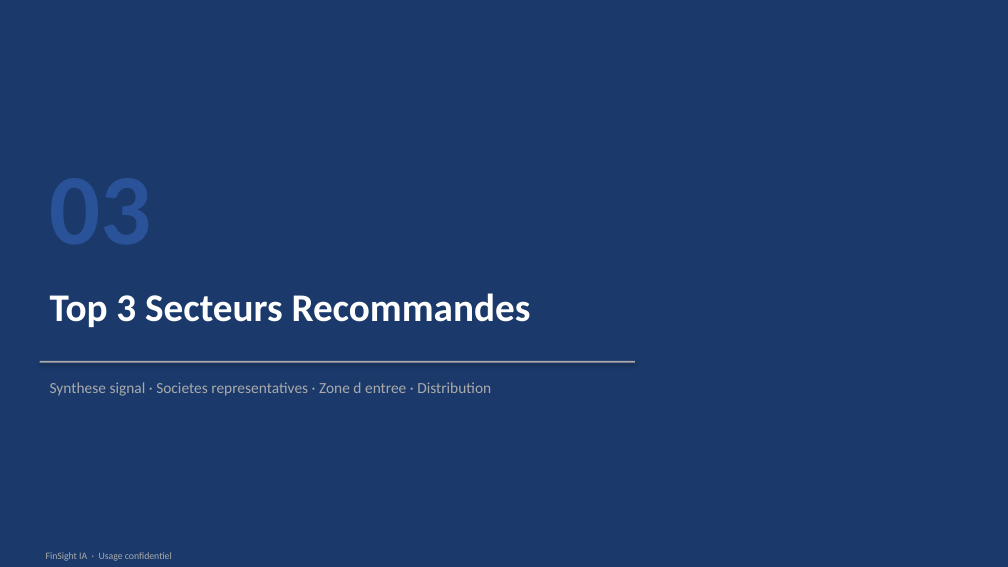
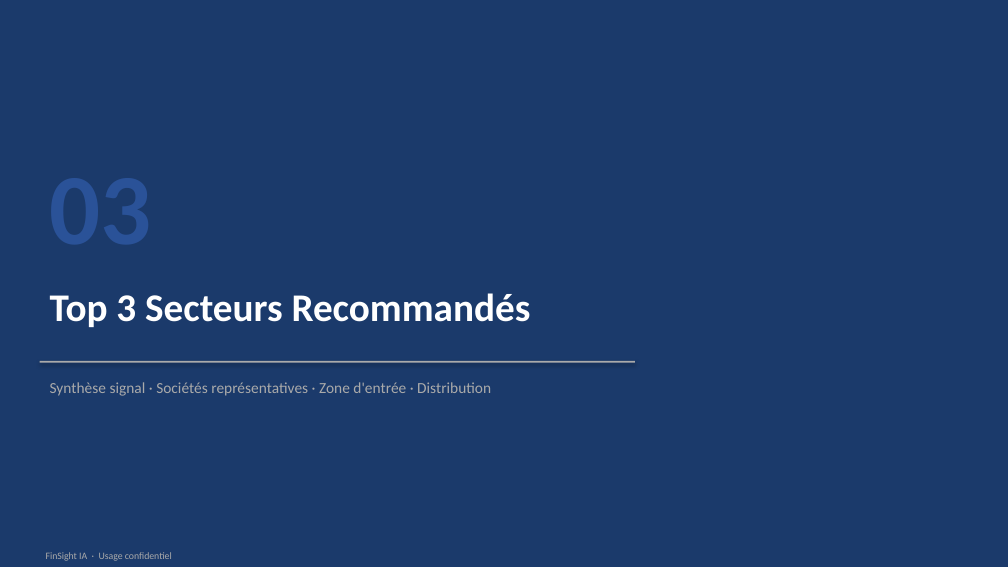
Before and after one commit to baptistejeh07-art/finsight-ia, a slide deck: slide 12 of preview/indice_SP_500/indice_SP_500.pptx. Drawn at 1008x567 pixels with LibreOffice and Linux fonts; fonts in the diff are those of the drawing. Boxes give left, top, right and bottom in pixels: in the first picture for what was removed or moved away, otherwise in the second. Text is boxed around its words. In the diff, an @@ line names an element or a change of style, - is before the commit and + after.

```diff
--- a/preview/indice_SP_500/indice_SP_500.pptx
+++ b/preview/indice_SP_500/indice_SP_500.pptx
@@ text at (50, 293, 531, 327): text changed @@
-Top 3 Secteurs Recommandes
+Top 3 Secteurs Recommandés
@@ text at (50, 382, 491, 396): text changed @@
-Synthese signal · Societes representatives · Zone d entree · Distribution
+Synthèse signal · Sociétés représentatives · Zone d'entrée · Distribution
```
Also in this commit, not shown: 11 other slides changed, 1 other file.
